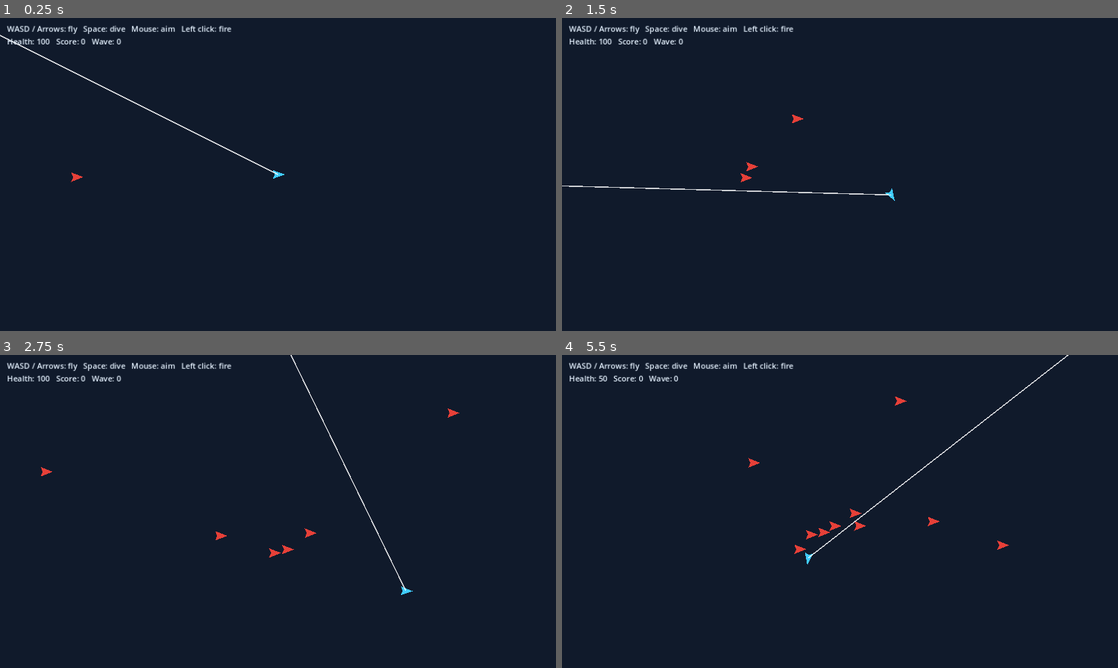
Above: before the commit, frames 1-4 (two rows, left to right).
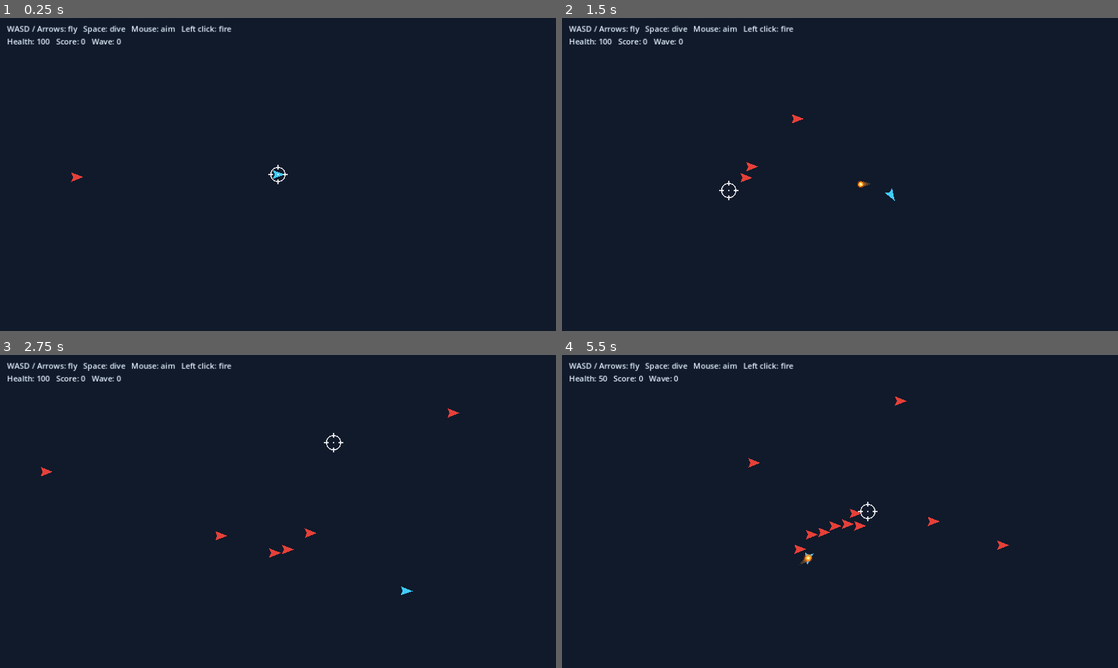
Above: after the commit, the same moments.

Repository: IsiahJohnson/superflight-skyrogue
Game: Godot game, scene res://scenes/main.tscn
The game is run twice, just before and just after one commit, with the same random seed, the same clock (stepped at 60 frames per second) and the same inputs.
Inputs (mouse positions are in pixels of both pictures, inside the frame that each line leads up to):
- Up to frame 1 (0.25 s): no input
- Up to frame 2 (1.5 s): tap Enter at 0.5 s; move the mouse to (962, 158) at 0.52 s; hold D (move_right) 0.53-1.28 s; hold Space (dive) 0.53-1.28 s; move the mouse to (728, 190) at 1.27 s; hold S (move_down) from 1.28 s (still down); click (728, 190) at 1.35 s
- Up to frame 3 (2.75 s): move the mouse to (333, 442) at 2.02 s; release S (move_down) at 2.03 s; hold D (move_right) from 2.03 s (still down); tap Enter at 2.1 s
- Up to frame 4 (5.5 s): move the mouse to (812, 574) at 2.77 s; release D (move_right) at 2.78 s; hold W (move_up) 2.78-3.53 s; tap Keypad Enter at 2.85 s; move the mouse to (1006, 558) at 3.52 s; hold A (move_left) 3.53-5.03 s; tap 1 at 3.6 s; move the mouse to (673, 464) at 4.27 s; tap Space (dive) at 4.35 s; move the mouse to (867, 511) at 5.02 s; press the mouse at (867, 511) at 5.03 s; hold S (move_down) from 5.03 s (still down)

The runs differ from the first frame. In frame 1, 0.3% of the frame differs, in the area x 0-52%, y 5-54%; in frame 2, 0.3%; in frame 3, 0.2%; in frame 4, 0.3%, in the area x 42-92%, y 0-67%.

Commit message:
Apply remaining changes
Co-authored-by: IsiahJohnson <92471437+IsiahJohnson@users.noreply.github.com>

Diff:
--- /dev/null
+++ b/scripts/player/fireball.gd
@@ -0,0 +1,43 @@
+extends Area2D
+
+# Fire projectile that travels toward the aimed point and damages the first enemy it touches.
+
+var direction: Vector2 = Vector2.RIGHT
+var speed: float = Constants.BULLET_SPEED
+var damage: int = Constants.BULLET_DAMAGE
+var max_distance: float = 900.0
+var travelled: float = 0.0
+var radius: float = 7.0
+var time: float = 0.0
+
+func _ready():
+	var shape = CollisionShape2D.new()
+	var circle = CircleShape2D.new()
+	circle.radius = radius
+	shape.shape = circle
+	add_child(shape)
+	body_entered.connect(_on_body_entered)
+
+func _physics_process(delta):
+	time += delta
+	var step = speed * delta
+	position += direction * step
+	travelled += step
+	if travelled >= max_distance:
+		queue_free()
+	queue_redraw()
+
+func _on_body_entered(body):
+	if body.is_in_group("enemies") and body.has_method("take_damage"):
+		body.take_damage(damage)
+		queue_free()
+
+func _draw():
+	var back = -direction
+	for i in range(1, 5):
+		var f = 1.0 - i / 5.0
+		draw_circle(back * i * radius * 0.9, radius * f, Color(1.0, 0.4 + 0.1 * i, 0.1, 0.5 * f))
+	var flicker = 1.0 + 0.15 * sin(time * 40.0)
+	draw_circle(Vector2.ZERO, radius * 1.4 * flicker, Color(1.0, 0.3, 0.05, 0.4))
+	draw_circle(Vector2.ZERO, radius * flicker, Color(1.0, 0.6, 0.1))
+	draw_circle(Vector2.ZERO, radius * 0.5, Color(1.0, 0.95, 0.6))
--- a/scripts/player/projectile_line.gd
+++ b/scripts/player/projectile_line.gd
@@ -17,6 +17,12 @@
 var spread_angle: float = 0.0
 var glow: float = 0.0
 var pulse_time: float = 0.0
+
+func _ready():
+	Input.mouse_mode = Input.MOUSE_MODE_HIDDEN
+
+func _exit_tree():
+	Input.mouse_mode = Input.MOUSE_MODE_VISIBLE
 
 func _process(delta):
 	if weapons == null:
@@ -51,26 +57,18 @@
 func _draw():
 	if weapons == null:
 		return
-	var aim = weapons.get_aim_direction()
-	if aim == Vector2.ZERO:
-		return
-	var local_aim = get_global_transform().basis_xform_inv(aim).normalized()
-	var length = weapons.get_effective_range()
-	var count = weapons.get_shot_count()
-
-	var line_color = color
-	var line_width = width
+	# Reticle at the mouse position (aim point), in local space
+	var center = to_local(get_global_mouse_position())
+	var reticle_color = color
+	var r = 14.0 + width
 	if weapons.rapid_level > 0:
-		line_width *= 1.0 + 0.2 * sin(pulse_time * TAU * 4.0)
-		line_color.a *= 0.85 + 0.15 * sin(pulse_time * TAU * 4.0)
-
-	for index in range(count):
-		var angle = (index - (count - 1) / 2.0) * spread_angle
-		var end = local_aim.rotated(angle) * length
-		if glow > 0.01:
-			var glow_color = line_color
-			glow_color.a *= 0.35 * glow
-			draw_line(Vector2.ZERO, end, glow_color, line_width * 3.0)
-		draw_line(Vector2.ZERO, end, line_color, line_width)
-		if weapons.laser_level > 0:
-			draw_line(Vector2.ZERO, end, Color(1, 1, 1, 0.7 * line_color.a / 0.55), maxf(1.0, line_width * 0.3))
+		r += 2.0 * sin(pulse_time * TAU * 4.0)
+	if glow > 0.01:
+		var glow_color = reticle_color
+		glow_color.a *= 0.35 * glow
+		draw_arc(center, r, 0.0, TAU, 32, glow_color, width * 3.0)
+	draw_arc(center, r, 0.0, TAU, 32, reticle_color, width)
+	for dir in [Vector2.RIGHT, Vector2.DOWN, Vector2.LEFT, Vector2.UP]:
+		var rotated = get_global_transform().basis_xform_inv(dir).normalized()
+		draw_line(center + rotated * (r - 5.0), center + rotated * (r + 6.0), reticle_color, width)
+	draw_circle(center, 1.5, reticle_color)
--- a/scripts/player/weapons.gd
+++ b/scripts/player/weapons.gd
@@ -42,11 +42,9 @@
 		_fire_ray(direction.rotated(angle))
 
 func _fire_ray(direction: Vector2):
-	var query = PhysicsRayQueryParameters2D.create(
-		player.global_position,
-		player.global_position + direction * get_effective_range()
-	)
-	query.exclude = [player.get_rid()]
-	var hit = player.get_world_2d().direct_space_state.intersect_ray(query)
-	if hit and hit.collider.is_in_group("enemies") and hit.collider.has_method("take_damage"):
-		hit.collider.take_damage(damage)
+	var fireball = preload("res://scripts/player/fireball.gd").new()
+	fireball.direction = direction
+	fireball.damage = damage
+	fireball.max_distance = get_effective_range()
+	player.get_parent().add_child(fireball)
+	fireball.global_position = player.global_position
